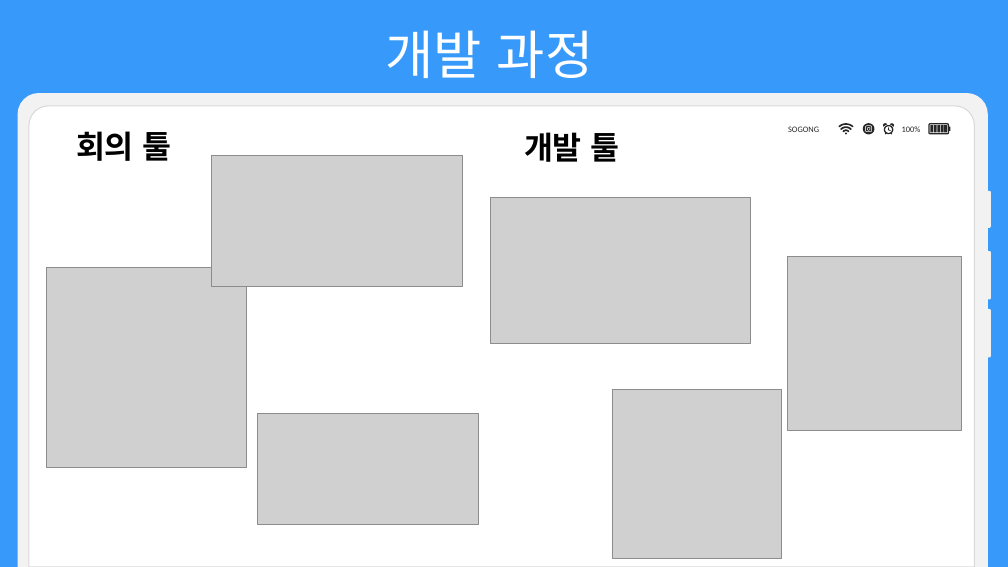
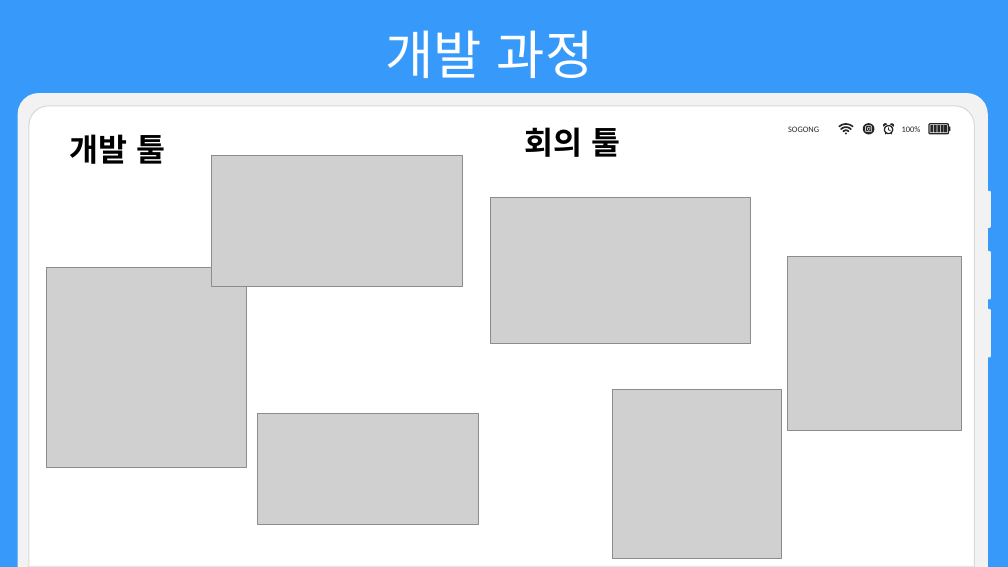
Before and after one commit to choign3123/SE_7, a slide deck: slide 7 of 발표/소프트웨어공학 발표(미완).pptx. Drawn at 1008x567 pixels with LibreOffice and Linux fonts; fonts in the diff are those of the drawing; grey boxes stand for pictures. Boxes give left, top, right and bottom in pixels: in the first picture for what was removed or moved away, otherwise in the second. Text is boxed around its words. In the diff, an @@ line names an element or a change of style, - is before the commit and + after.

```diff
--- a/발표/소프트웨어공학 발표(미완).pptx
+++ b/발표/소프트웨어공학 발표(미완).pptx
@@ text "회의 툴": place and size @@
-text "회의 툴" at box(76, 131, 172, 161)
+text "회의 툴" at box(524, 127, 620, 157)
@@ text "개발 툴": place and size @@
-text "개발 툴" at box(524, 132, 620, 162)
+text "개발 툴" at box(70, 134, 165, 164)
```
Also in this commit, not shown: 26 other slides changed, 7 slides added, 2 slides removed.
